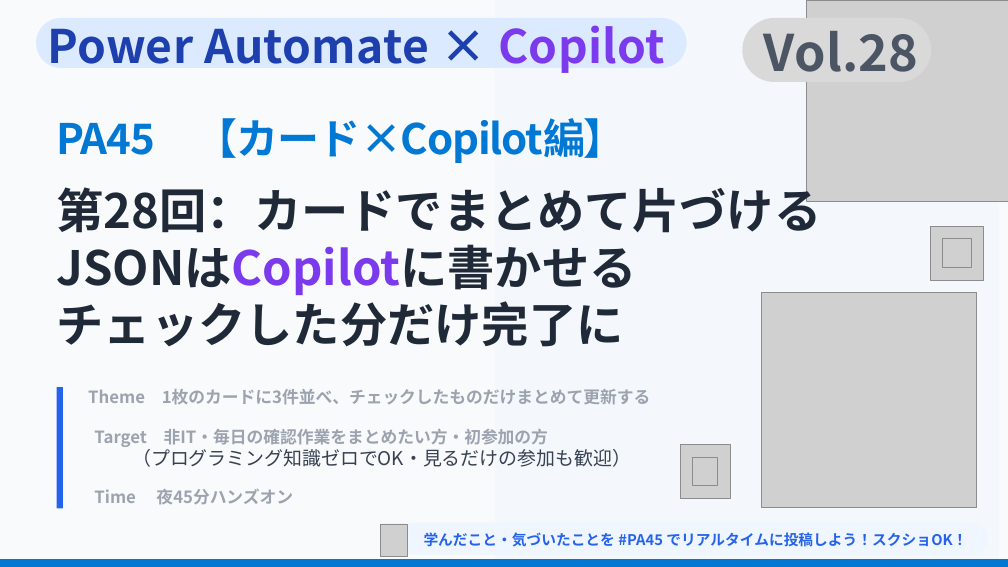
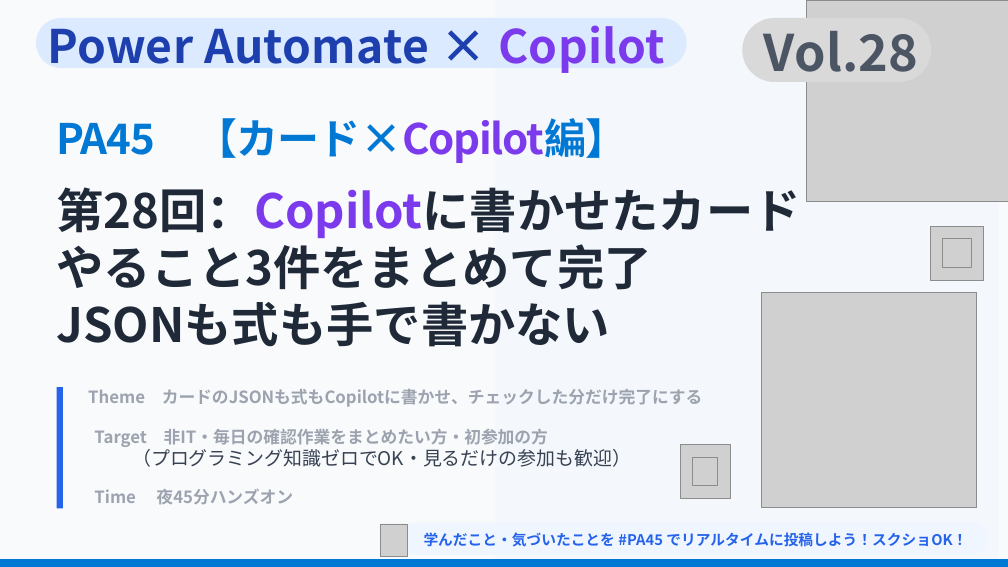
Before and after one commit to Haru-PowerPlatform/pa45, a slide deck: slide 2 of assets/connpass-eyecatch/P028_eyecatch_temp.pptx. Drawn at 1008x567 pixels with LibreOffice and Linux fonts; fonts in the diff are those of the drawing; grey boxes stand for pictures; background and template pictures are left out. Boxes give left, top, right and bottom in pixels: in the first picture for what was removed or moved away, otherwise in the second. Text is boxed around its words. In the diff, an @@ line names an element or a change of style, - is before the commit and + after.

```diff
--- a/assets/connpass-eyecatch/P028_eyecatch_temp.pptx
+++ b/assets/connpass-eyecatch/P028_eyecatch_temp.pptx
@@ text "PA45 【カード×Copilot編】" at (x1=57, y1=118, x2=627, y2=163): text colour #0078D4 to #7C3AED in "【カード×Copilot編】" @@
@@ text at (x1=57, y1=187, x2=801, y2=347): text changed @@
-第28回：カードでまとめて片づける
-JSONはCopilotに書かせる
-チェックした分だけ完了に
+第28回：Copilotに書かせたカード
+やること3件をまとめて完了
+JSONも式も手で書かない
@@ text at (x1=88, y1=389, x2=703, y2=407): text changed @@
-Theme 1枚のカードに3件並べ、チェックしたものだけまとめて更新する
+Theme カードのJSONも式もCopilotに書かせ、チェックした分だけ完了にする
```
Also in this commit, not shown: 1 other file.
